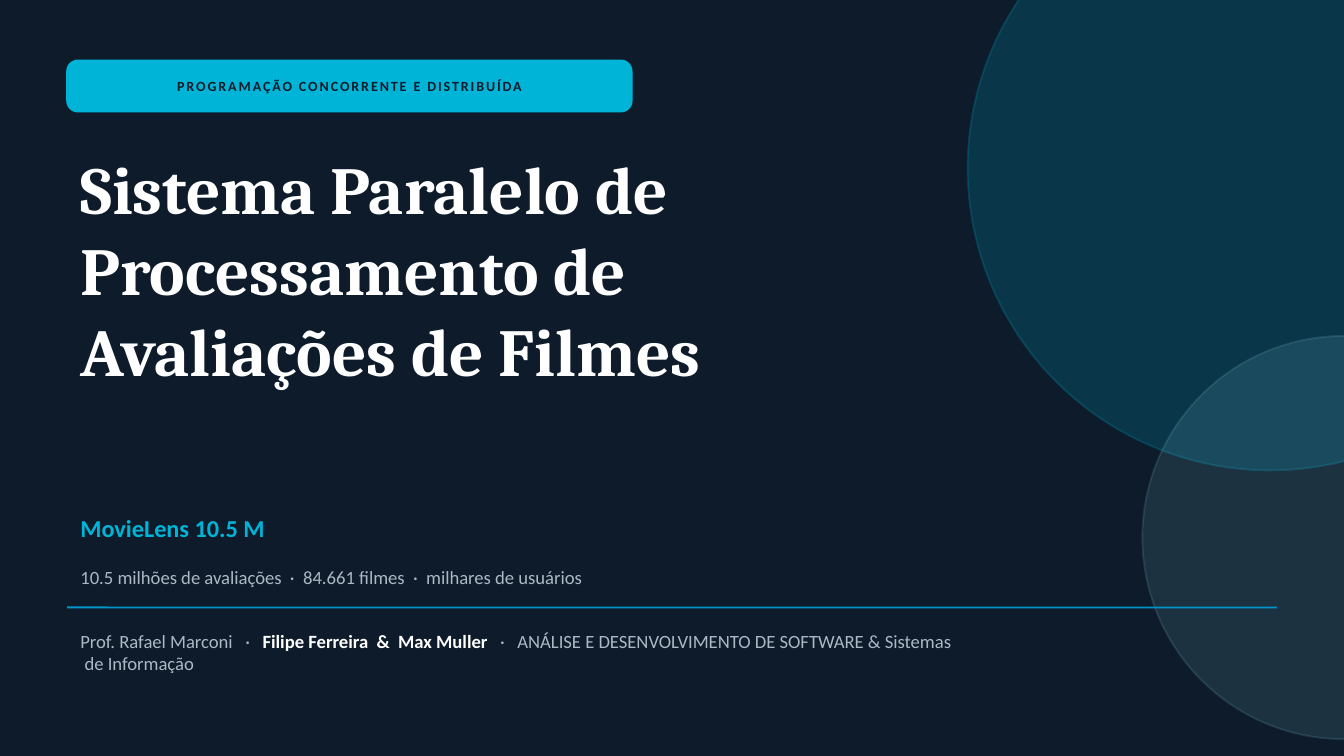
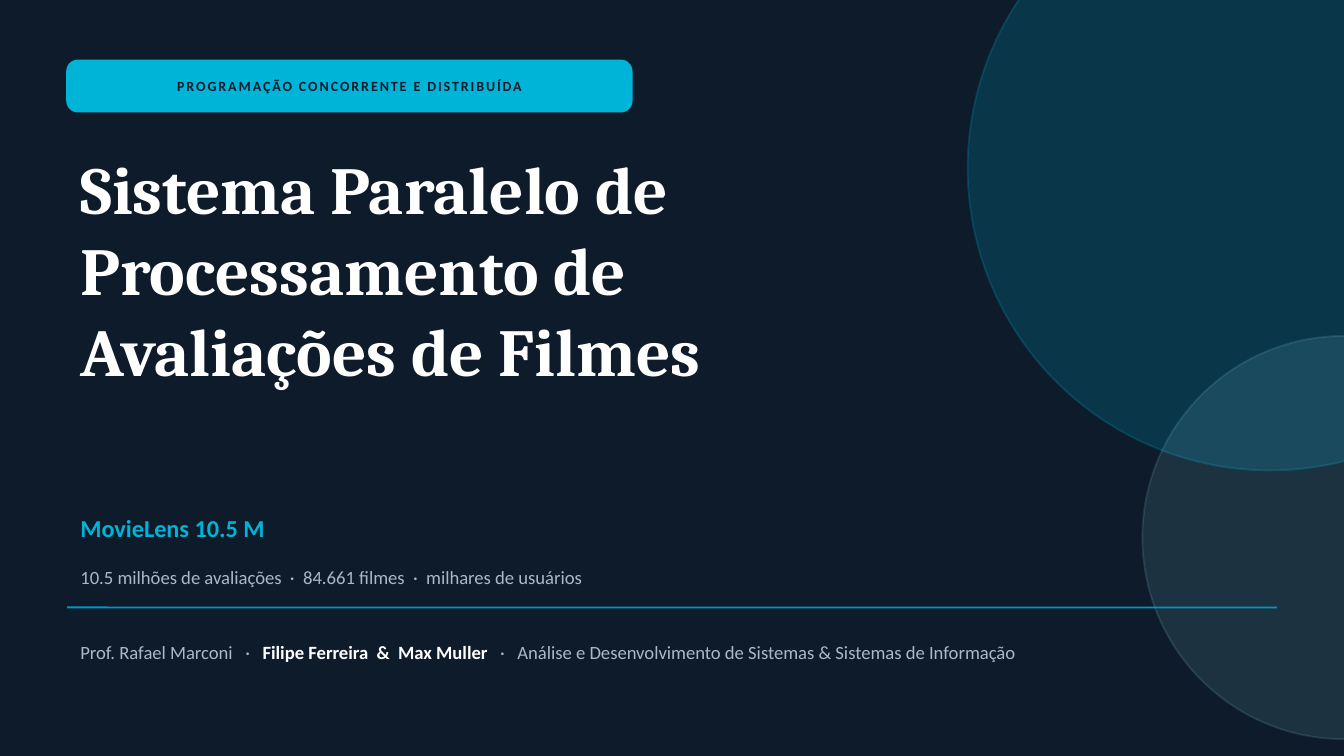
Before and after one commit to Filipe08-000/trabalho-prog-concorrente, a slide deck: slide 1 of slides_prog_concorrente _final.pptx. Drawn at 1344x756 pixels with LibreOffice and Linux fonts; fonts in the diff are those of the drawing. Boxes give left, top, right and bottom in pixels: in the first picture for what was removed or moved away, otherwise in the second. Text is boxed around its words. In the diff, an @@ line names an element or a change of style, - is before the commit and + after.

```diff
--- a/slides_prog_concorrente _final.pptx
+++ b/slides_prog_concorrente _final.pptx
@@ text at [80,646,1015,662]: text changed @@
-Prof. Rafael Marconi · Filipe Ferreira & Max Muller · ANÁLISE E DESENVOLVIMENTO DE SOFTWARE & Sistemas
-de Informação
+Prof. Rafael Marconi · Filipe Ferreira & Max Muller · Análise e Desenvolvimento de Sistemas & Sistemas de Informação
```
